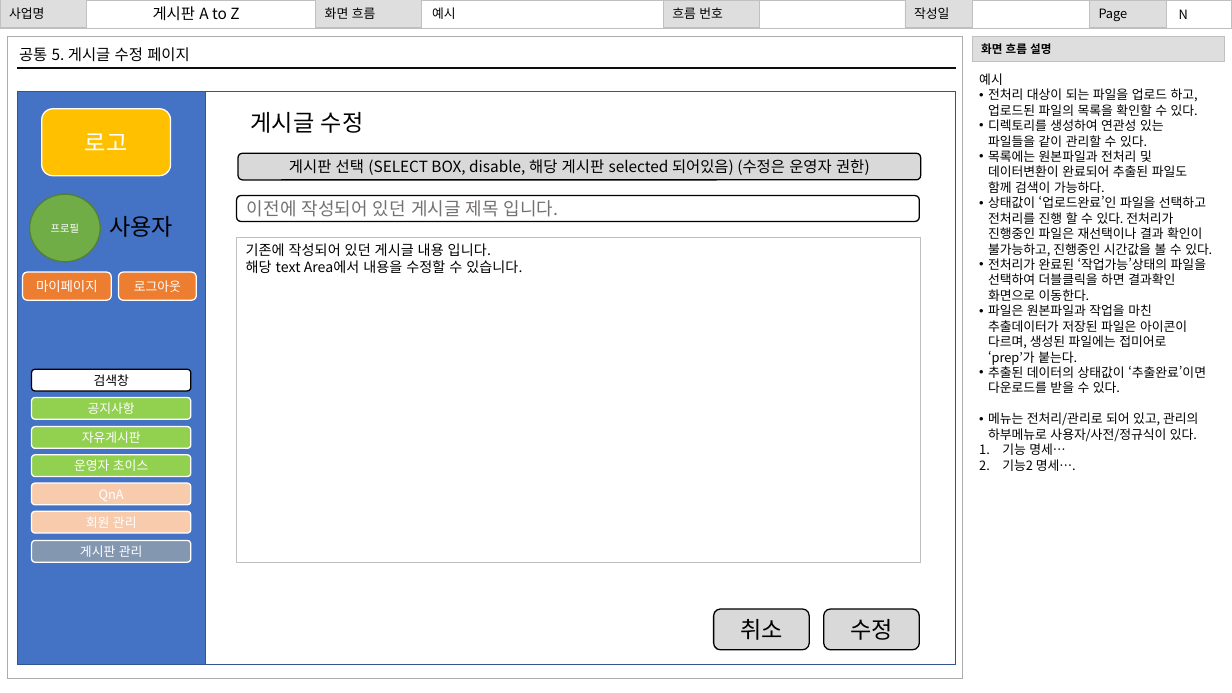
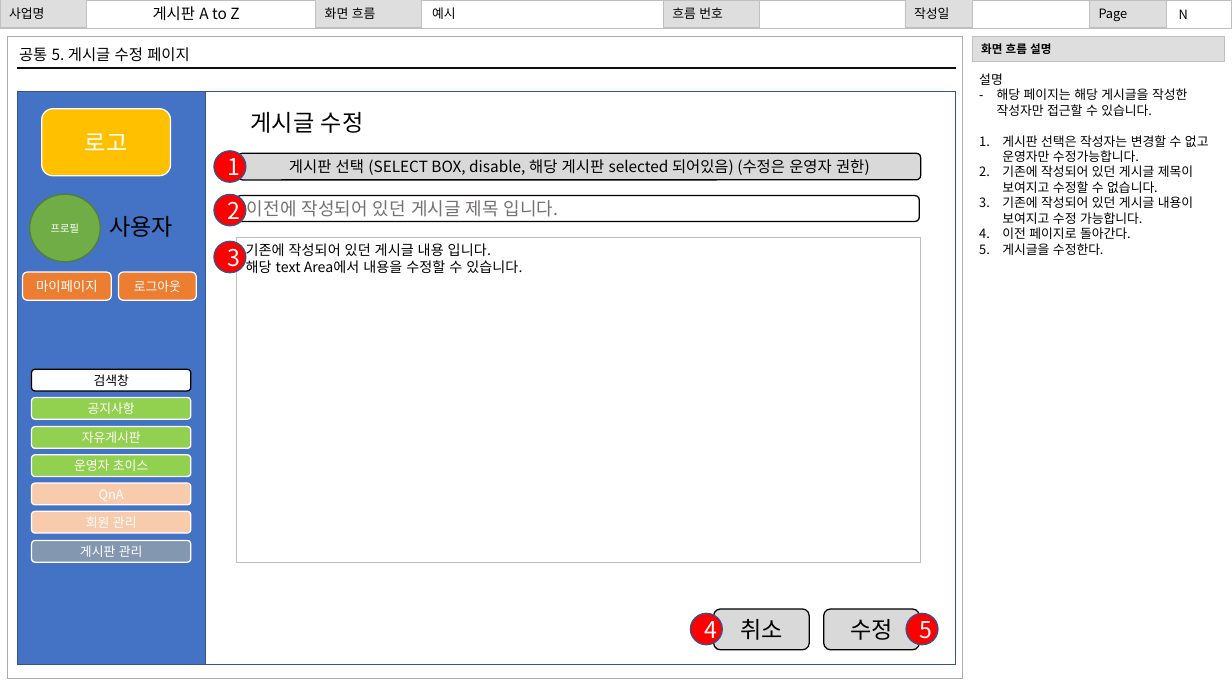
Before and after one commit to gihangShin/test, a slide deck: slide 12 of 문서/3. 화면 설계서/화면설계서_최종_2022_07_20.pptx. Drawn at 1232x693 pixels with LibreOffice and Linux fonts; fonts in the diff are those of the drawing. Boxes give left, top, right and bottom in pixels: in the first picture for what was removed or moved away, otherwise in the second. Text is boxed around its words. In the diff, an @@ line names an element or a change of style, - is before the commit and + after.

Commit message:
화면설계서 설명 추가 22.07.21

```diff
--- a/문서/3. 화면 설계서/화면설계서_최종_2022_07_20.pptx
+++ b/문서/3. 화면 설계서/화면설계서_최종_2022_07_20.pptx
@@ text at [979,73,1209,255]: text changed @@
-예시
-• 전처리 대상이 되는 파일을 업로드 하고, 업로드된 파일의 목록을 확인할 수 있다.
-• 디렉토리를 생성하여 연관성 있는 파일들을 같이 관리할 수 있다.
-• 목록에는 원본파일과 전처리 및 데이터변환이 완료되어 추출된 파일도 함께 검색이 가능하다.
-• 상태값이 ‘업로드완료’인 파일을 선택하고 전처리를 진행 할 수 있다. 전처리가 진행중인 파일은 재선택이나 결과 확인이 불가능하고, 진행중인 시간값을 볼 수 있다.
-• 전처리가 완료된 ‘작업가능’상태의 파일을 선택하여 더블클릭을 하면 결과확인 화면으로 이동한다.
-• 파일은 원본파일과 작업을 마친 추출데이터가 저장된 파일은 아이콘이 다르며, 생성된 파일에는 접미어로 ‘prep’가 붙는다.
-• 추출된 데이터의 상태값이 ‘추출완료’이면 다운로드를 받을 수 있다.
-• 메뉴는 전처리/관리로 되어 있고, 관리의 하부메뉴로 사용자/사전/정규식이 있다.
-1. 기능 명세…
-2. 기능2 명세….
+설명
+– 해당 페이지는 해당 게시글을 작성한 작성자만 접근할 수 있습니다.
+1. 게시판 선택은 작성자는 변경할 수 없고 운영자만 수정가능합니다.
+2. 기존에 작성되어 있던 게시글 제목이 보여지고 수정할 수 없습니다.
+3. 기존에 작성되어 있던 게시글 내용이 보여지고 수정 가능합니다.
+4. 이전 페이지로 돌아간다.
+5. 게시글을 수정한다.
@@ ellipse added at [214,151,247,182], fill #FF0000, outline #325491 1 pt, 18 pt, text #FFFFFF @@
+1
@@ ellipse added at [214,194,247,226], fill #FF0000, outline #325491 1 pt, 18 pt, text #FFFFFF @@
+2
@@ ellipse added at [214,241,247,273], fill #FF0000, outline #325491 1 pt, 18 pt, text #FFFFFF @@
+3
@@ ellipse added at [690,614,723,645], fill #FF0000, outline #325491 1 pt, 18 pt, text #FFFFFF @@
+4
@@ ellipse added at [907,614,939,645], fill #FF0000, outline #325491 1 pt, 18 pt, text #FFFFFF @@
+5
```
Also in this commit, not shown: 4 other slides changed.
